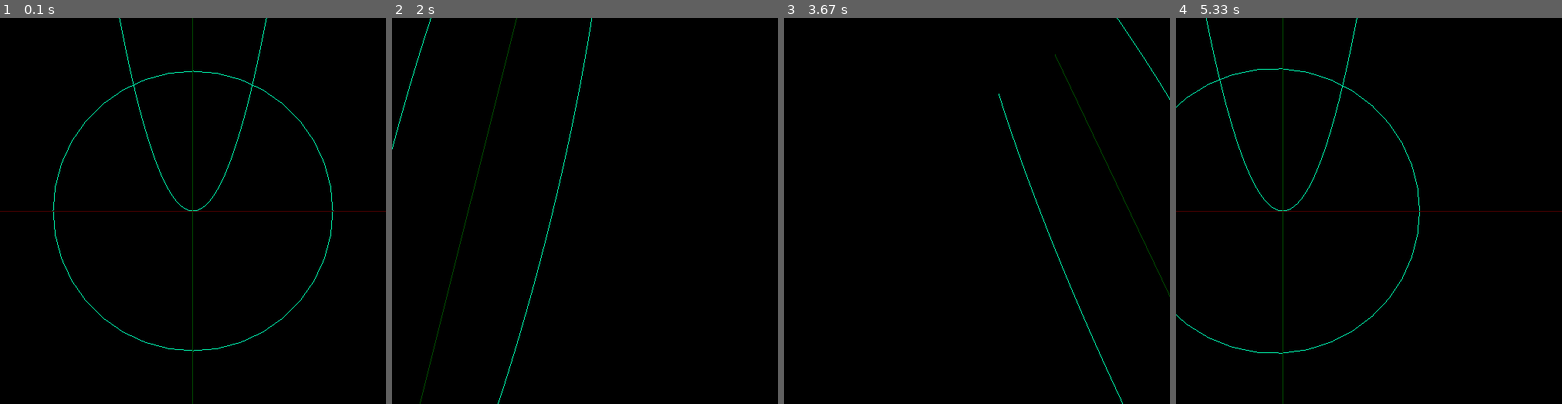
Above: before the commit, frames 1-4 (left to right).
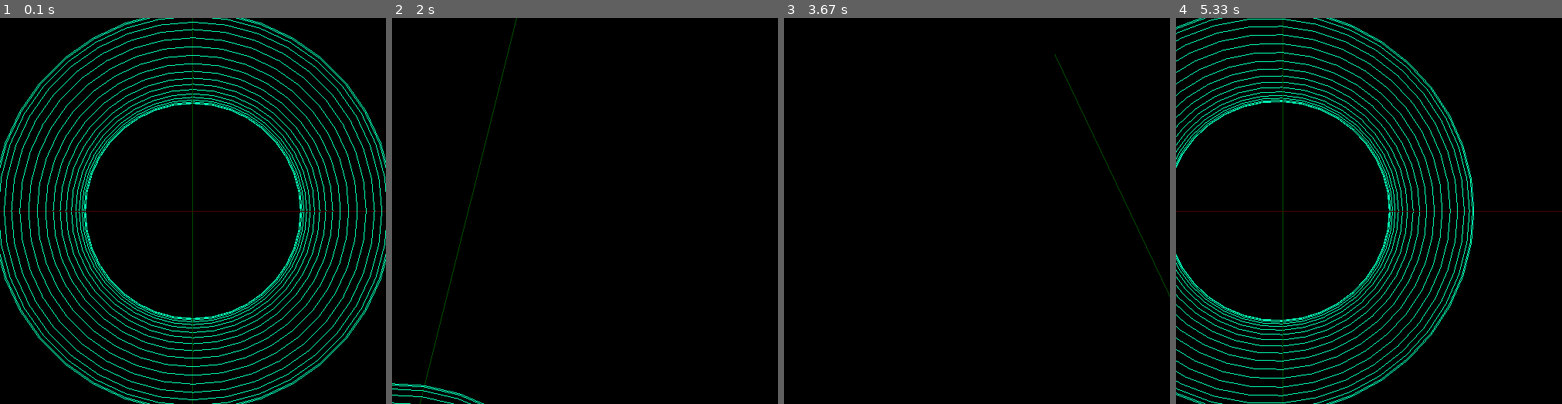
Above: after the commit, the same moments.

Repository: r7melo/CG-with-Python
Game: pygame game, started from circle.py
Same seed, same stepped clock (60 frames per second), same inputs: the game is played once before the commit and once after it.
Inputs (mouse positions are in pixels of both pictures, inside the frame that each line leads up to):
- Up to frame 1 (0.1 s): no input
- Up to frame 2 (2 s): hold Right 0.33-0.8 s; move the mouse to (569, 226) at 0.37 s; hold Up 0.83-1.13 s; hold Left from 1.67 s (still down)
- Up to frame 3 (3.67 s): release Left at 2.2 s; hold Down 2.23-2.53 s; hold Left 2.57-2.97 s; hold Up 3-3.37 s; hold Right from 3.4 s (still down)
- Up to frame 4 (5.33 s): release Right at 4.03 s; hold Down 4.07-4.43 s; hold Left 4.47-4.93 s; hold Right from 4.97 s (still down)

The runs differ from the first frame. In frame 1, 7.3% of the frame differs, in the area x 0-100%, y 0-100%; in frame 2, 0.4%; in frame 3, 0.2%; in frame 4, 5.6%.

Commit message:
a esfera q virou um cilindro

Diff:
--- a/circle.py
+++ b/circle.py
@@ -38,7 +38,7 @@
 
         glEnd()
 
-    def circle(self):
+    def circle(self, angle_z=0):
         angle = 0
         dz = 10
         rain = 5
@@ -49,17 +49,27 @@
 
         while 0 <= angle < 360:
 
-            glVertex3f(self.g(0,rain,angle)[0], self.g(0,rain,angle)[1], 0)
-            glVertex3f(self.g(0,rain,angle+dz)[0], self.g(0,rain,angle+dz)[1], 0)
+            glVertex3f(self.g(0,rain,angle)[0], self.g(0,rain,angle)[1], angle_z)
+            glVertex3f(self.g(0,rain,angle+dz)[0], self.g(0,rain,angle+dz)[1], angle_z)
 
             angle += dz
 
         glEnd()
 
+    def esfera(self):
+        angle = 0
+        dy = 10
+
+        while 0 <= angle < 360:
+            self.circle(self.g(0,5,angle)[1])
+            angle += dy
+
+
+
 
     def update(self):
         self.circle()
-        self.parabola()
+        self.esfera()
 
 
 if __name__=="__main__":
